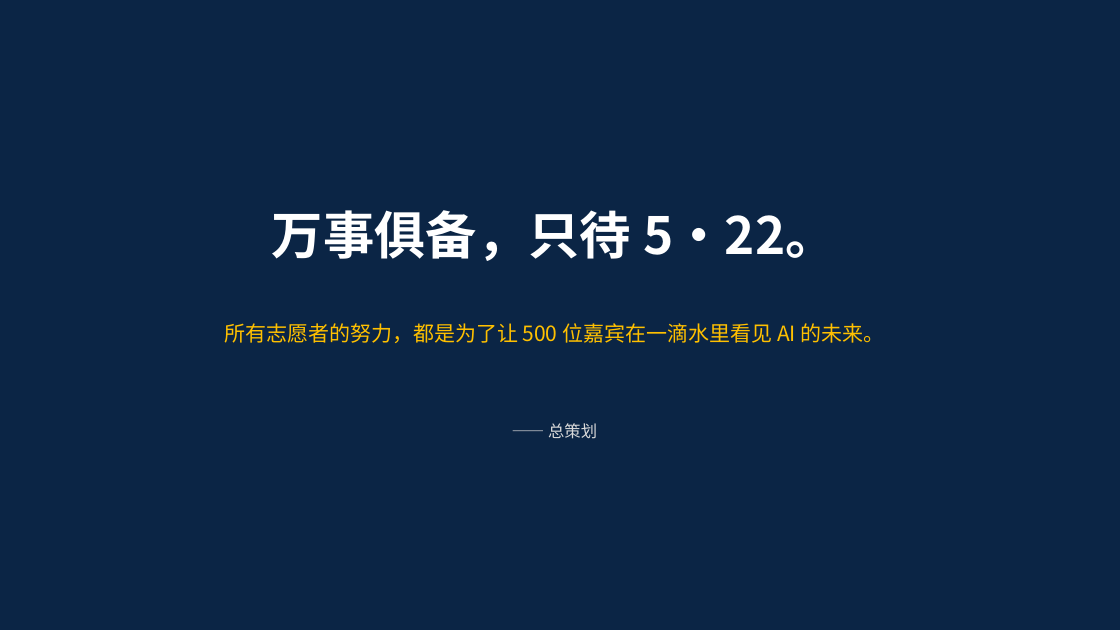
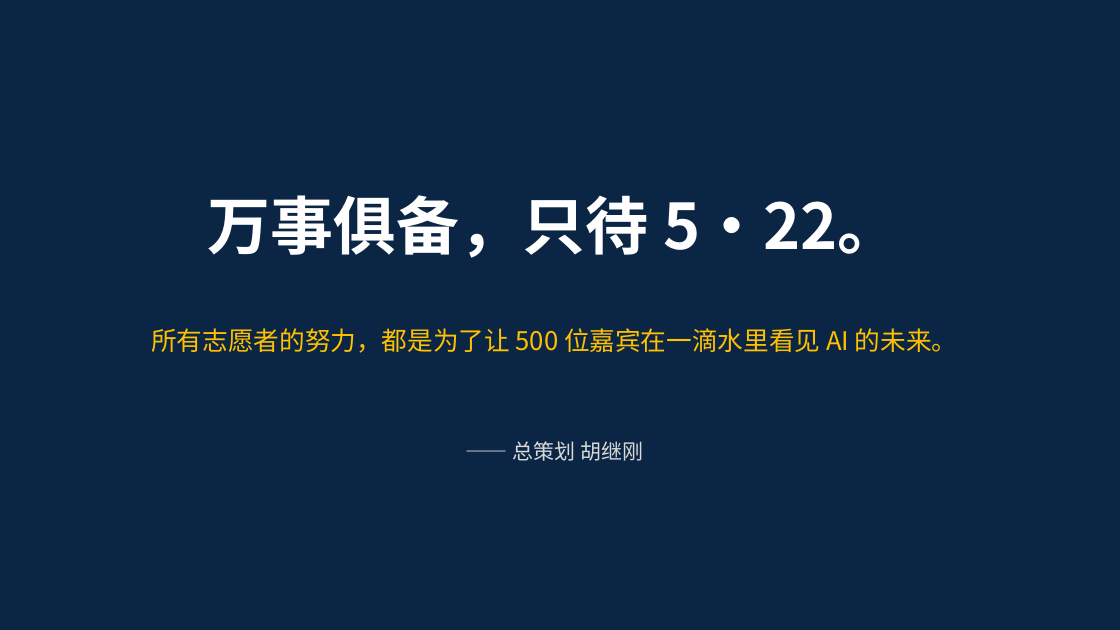
Before and after one commit to hujigang2010-maker/AIDEN, a slide deck: slide 27 of 2026峰会_志愿者分工方案.pptx. Drawn at 1120x630 pixels with LibreOffice and Linux fonts; fonts in the diff are those of the drawing. Boxes give left, top, right and bottom in pixels: in the first picture for what was removed or moved away, otherwise in the second. Text is boxed around its words. In the diff, an @@ line names an element or a change of style, - is before the commit and + after.

```diff
--- a/2026峰会_志愿者分工方案.pptx
+++ b/2026峰会_志愿者分工方案.pptx
@@ text "万事俱备，只待 5·22。": place and size @@
-text "万事俱备，只待 5·22。" at <box>272,210,837,261</box>
+text "万事俱备，只待 5·22。" at <box>208,195,901,258</box>
@@ text "万事俱备，只待 5·22。" at <box>208,195,901,258</box>: size 44 to 54 pt @@
@@ text "所有志愿者的努力，都是为了让 500 位嘉宾在一滴水里看见 AI 的未来。" at <box>151,328,958,353</box>: size 18 to 22 pt @@
@@ text at <box>512,441,643,461</box>: text changed; size 14 to 18 pt @@
-—— 总策划
+—— 总策划 胡继刚
```
Also in this commit, not shown: 26 other slides changed, 2 other files.
